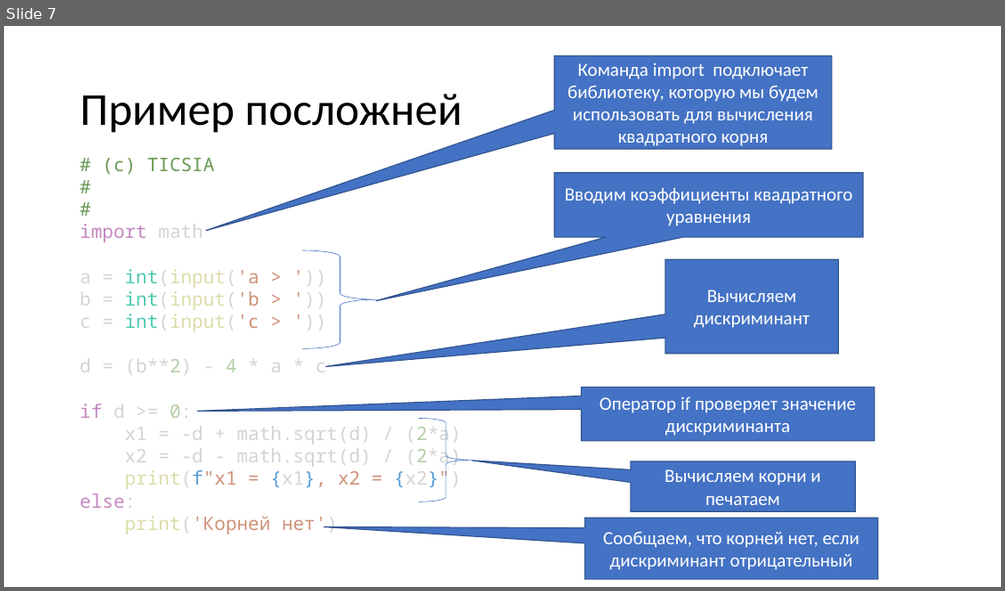
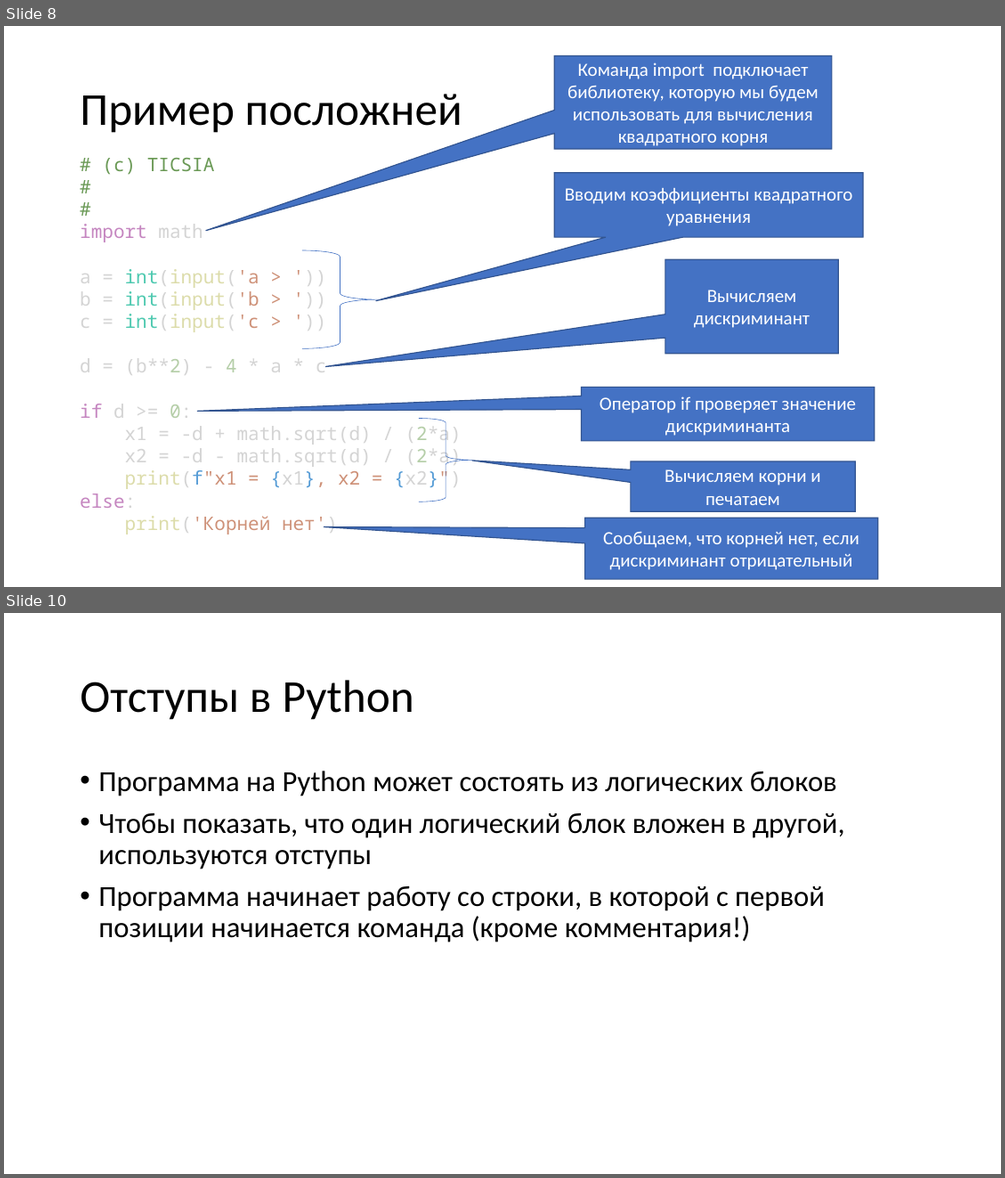
Before and after one commit to paveltsytovich/telegram-course, a slide deck: Presentation/Основы алгоритмизации и программирования.pptx. Shown one above the other, each under a label of ours: slide 7 before the commit, slides 8 and 10 after it; the slides between them are not shown. The pictures are 1005x591 and 1005x1178 pixels, drawn with LibreOffice and Linux fonts; fonts in the diff are those of the drawing. Boxes give left, top, right and bottom in pixels: in the first picture for what was removed or moved away, otherwise in the second. Text is boxed around its words. In the diff, an @@ line names an element or a change of style, - is before the commit and + after.

```diff
--- a/Presentation/Основы алгоритмизации и программирования.pptx
+++ b/Presentation/Основы алгоритмизации и программирования.pptx
@@ slide 10 added at [4,613,1001,1174], background #FFFFFF @@
@@ title added at [80,680,414,720], 44 pt, text #000000 @@
+Отступы в Python
@@ text added at [98,771,845,942], 28 pt, text #000000 @@
+• Программа на Python может состоять из логических блоков
+• Чтобы показать, что один логический блок вложен в другой, используются отступы
+• Программа начинает работу со строки, в которой с первой позиции начинается команда (кроме комментария!)
@@ what was slide 7 is now slide 8 @@
```
Also in this commit, not shown: 3 slides changed, 2 other slides added.
